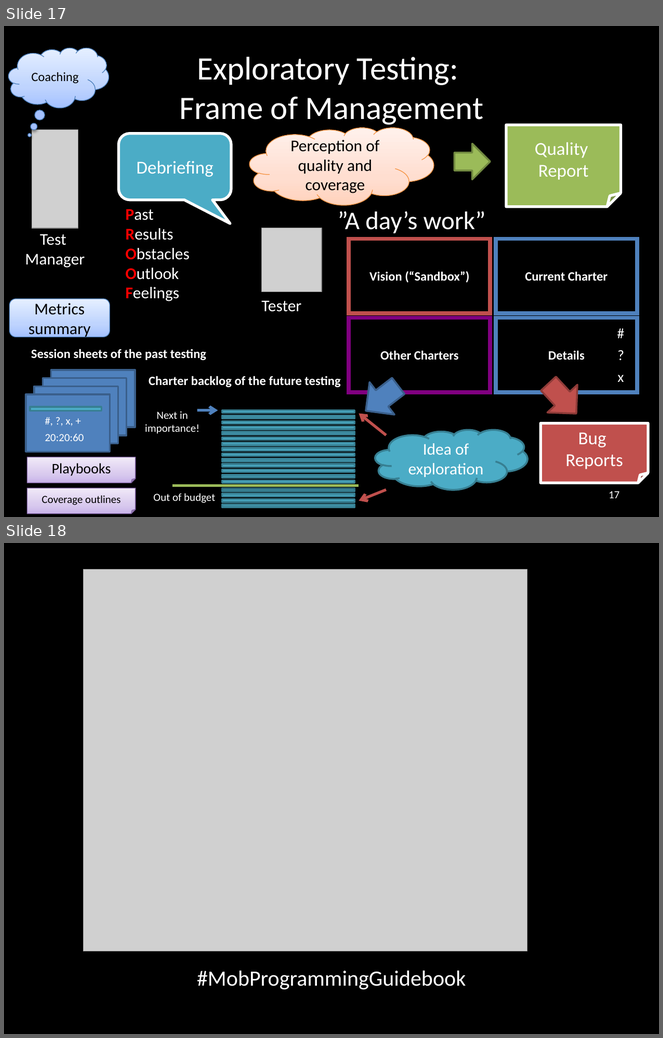
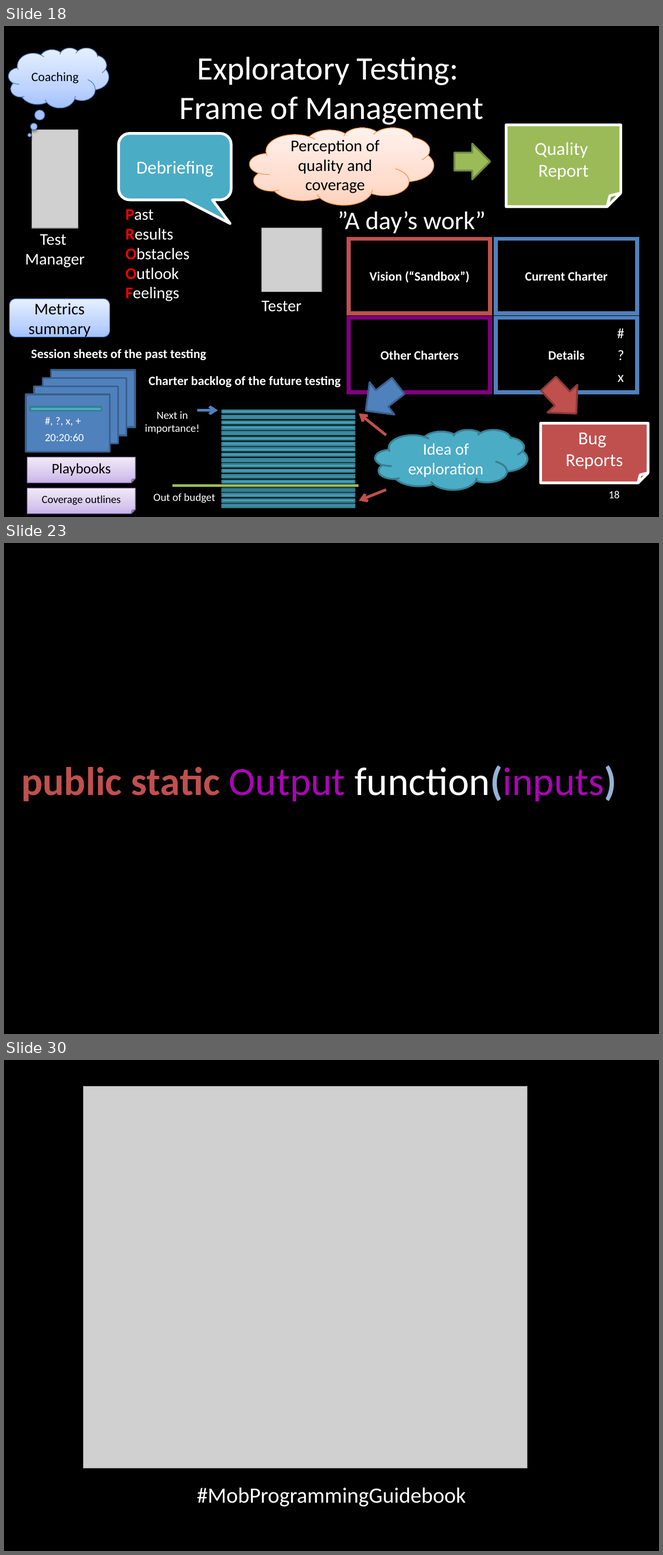
Before and after one commit to isidore/darkFunction-Editor, a slide deck: Courseware/ExploratoryAndUnitTesting.pptx. Shown one above the other, each under a label of ours: slides 17 and 18 before the commit, slides 18, 23 and 30 after it; the slides between them are not shown. The pictures are 663x1038 and 663x1555 pixels, drawn with LibreOffice and Linux fonts; fonts in the diff are those of the drawing; grey boxes stand for pictures. Boxes give left, top, right and bottom in pixels: in the first picture for what was removed or moved away, otherwise in the second. Text is boxed around its words. In the diff, an @@ line names an element or a change of style, - is before the commit and + after.

```diff
--- a/Courseware/ExploratoryAndUnitTesting.pptx
+++ b/Courseware/ExploratoryAndUnitTesting.pptx
@@ slide 23 added at (4, 543, 659, 1034), background #000000 @@
@@ text added at (21, 766, 617, 802), 44 pt, text #C0504D @@
+public static Output function(inputs)
@@ what was slide 17 is now slide 18 @@
@@ page number at (609, 491, 620, 499): text changed @@
-17
+18
@@ what was slide 18 is now slide 30 @@
```
Also in this commit, not shown: 11 other slides added.
